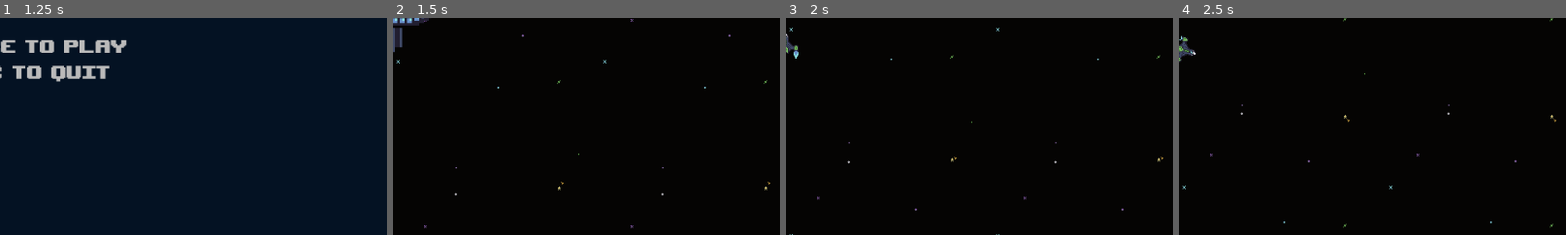
Above: before the commit, frames 1-4 (left to right).
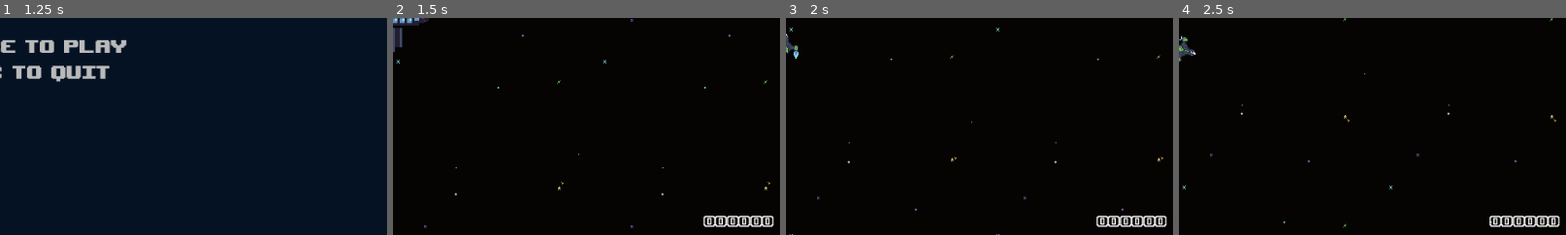
Above: after the commit, the same moments.

Repository: JoshPattman/microjam-034
Game: Godot game, scene res://scenes/menu.tscn
Same seed, same stepped clock (60 frames per second), same inputs: the game is played once before the commit and once after it. Sound files missing from this copy of the repository are replaced by a short silence.
Inputs:
- Up to frame 1 (1.25 s): tap Enter at 0.5 s; hold D (player_right) from 0.53 s (still down); hold Ctrl (player_break) from 0.53 s (still down); tap Shift (player_jump) at 0.77 s
- Up to frame 2 (1.5 s): tap Space (game_restart) at 1.25 s; release D (player_right) at 1.28 s; release Ctrl (player_break) at 1.28 s; hold S (player_back) from 1.28 s (still down); tap 2 (player_place_bouncer) at 1.35 s
- Up to frame 3 (2 s): keep holding S (player_back); tap Shift (player_jump) at 1.52 s
- Up to frame 4 (2.5 s): release S (player_back) at 2.03 s; hold D (player_right) from 2.03 s (still down); tap 3 (player_place_mine) at 2.1 s
The pictures show only the part of the screen within x 50-100%, y 50-100%; the shares and areas given below are measured in that part.

Frame 1 is identical in both runs. In frame 2, 0.8% of the frame differs, in the area x 80-99%, y 91-97%; in frame 3, 0.8%; in frame 4, 0.8%.

Commit message:
add score

Diff:
--- a/godot/game_objects/blackhole.tscn
+++ b/godot/game_objects/blackhole.tscn
@@ -59,4 +59,5 @@
 [node name="SpecialResourceSource" type="Node2D" parent="."]
 script = ExtResource("5_enolj")
 boost = 0.25
+score = 250
 metadata/_custom_type_script = "uid://du0hqhq11n05h"
--- a/godot/scenes/game.tscn
+++ b/godot/scenes/game.tscn
@@ -251,6 +251,21 @@
 layout_mode = 2
 texture = ExtResource("21_pl11u")
 
+[node name="Score" type="Label" parent="PlayerCamera/UI"]
+layout_mode = 2
+anchor_left = 1.0
+anchor_top = 1.0
+anchor_right = 1.0
+anchor_bottom = 1.0
+offset_left = -230.0
+offset_top = -29.0
+offset_right = -8.0
+offset_bottom = -7.0
+theme_override_font_sizes/font_size = 24
+text = "000000"
+label_settings = SubResource("LabelSettings_ssvqc")
+horizontal_alignment = 2
+
 [node name="Holes" type="Node" parent="."]
 
 [node name="Blackhole" parent="Holes" instance=ExtResource("6_p57ef")]
--- a/godot/scripts/game.gd
+++ b/godot/scripts/game.gd
@@ -25,6 +25,14 @@
 var wave_counter: int = 0
 var wave_timer: float = 0.0
 
+var score: int = 0:
+	set(new):
+		var txt = str(new)
+		while len(txt) < 6:
+			txt = "0"+txt
+		$PlayerCamera/UI/Score.text = txt
+		score = new
+
 var player_resources: float = 0.0:
 	set(new):
 		$PlayerCamera/UI/Stats/Resources/Label.text = str(new)
@@ -47,6 +55,7 @@
 	_spawn_initial_asteroids()
 	add_to_group("game_controller")
 	$Station.on_station_exploded.connect(_on_die)
+	score = 0
 
 func _on_die() -> void:
 	get_tree().change_scene_to_file("res://scenes/game_over.tscn")
--- a/godot/scripts/player.gd
+++ b/godot/scripts/player.gd
@@ -154,7 +154,9 @@
 		if connected_resource.health > 0:
 			var lc = Life.get_life_script(self)
 			lc.damage(-connected_resource.health)
-			print(connected_resource.health)
+		if connected_resource.score > 0:
+			var game_controller: Game = get_tree().get_first_node_in_group("game_controller")
+			game_controller.score += connected_resource.score
 
 func _on_hurt(to: float) -> void:
 	_show_bubble()
--- a/godot/scripts/special_resource_source.gd
+++ b/godot/scripts/special_resource_source.gd
@@ -4,6 +4,7 @@
 
 @export var boost: float = 0.0
 @export var health: float = 0.0
+@export var score: int = 0
 
 func _ready() -> void:
 	add_to_group("resources")
Not shown: 1 places in godot/game_objects/blackhole.tscn that only renumber resources
